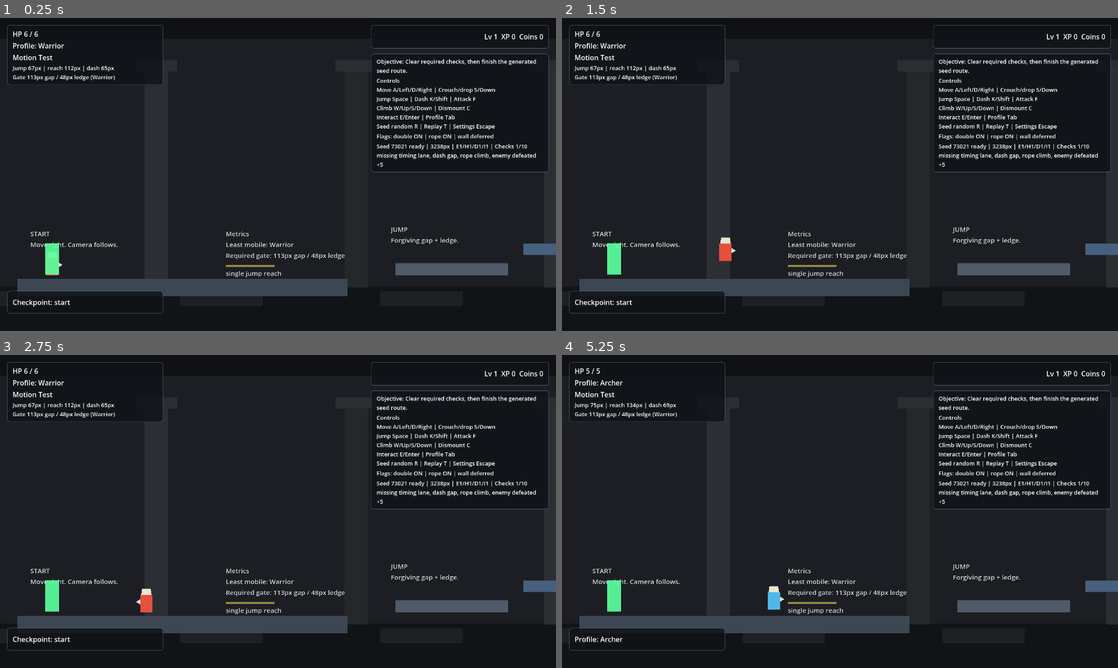
Above: before the commit, frames 1-4 (two rows, left to right).
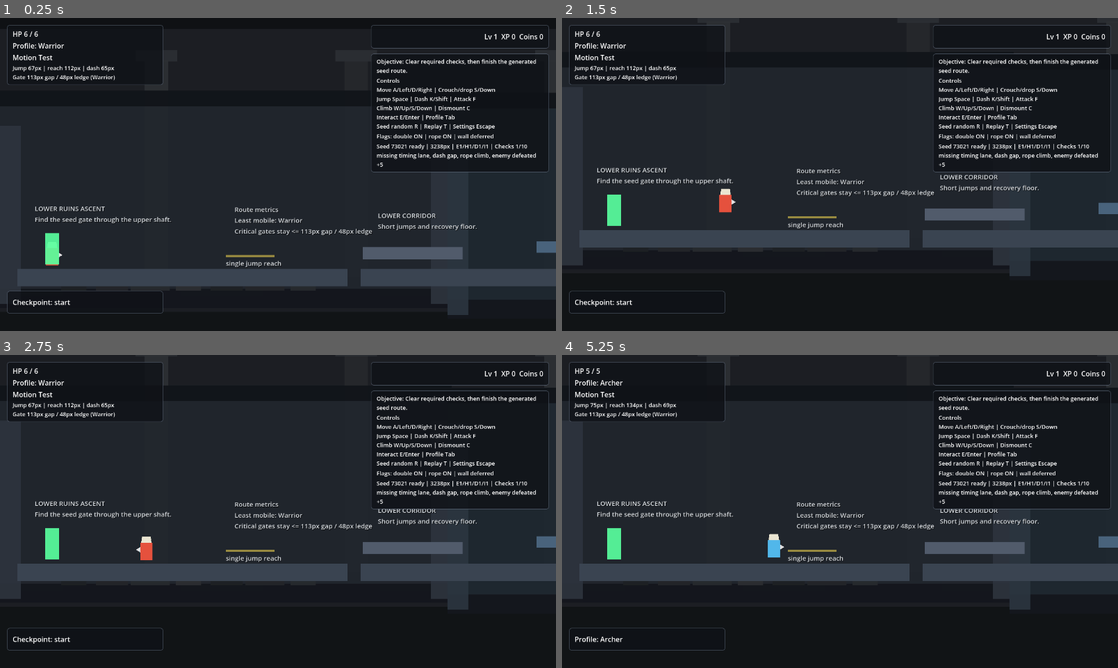
Above: after the commit, the same moments.

Repository: simpleusername96/cardborne-platformer
Game: Godot game, scene res://scenes/main/Main.tscn
The game is run twice, just before and just after one commit, with the same random seed, the same clock (stepped at 60 frames per second) and the same inputs.
Inputs (mouse positions are in pixels of both pictures, inside the frame that each line leads up to):
- Up to frame 1 (0.25 s): no input
- Up to frame 2 (1.5 s): tap Enter at 0.5 s; move the mouse to (962, 158) at 0.52 s; hold E (interact) 0.53-1.28 s; hold D (move_right) from 0.53 s (still down); tap K (dash) at 0.6 s; click (962, 158) at 0.67 s; tap Space (jump) at 0.77, 1.07 s; move the mouse to (728, 190) at 1.27 s; tap E (interact) at 1.35 s
- Up to frame 3 (2.75 s): tap Space (jump) at 1.52, 1.55, 1.82, 2.1 s; move the mouse to (333, 442) at 2.02 s; release D (move_right) at 2.03 s; hold A (move_left) from 2.03 s (still down); tap K (dash) at 2.3 s
- Up to frame 4 (5.25 s): move the mouse to (812, 574) at 2.77 s; release A (move_left) at 2.78 s; hold D (move_right) 2.78-4.28 s; tap F (attack) at 2.85 s; click (812, 574) at 2.92 s; tap Space (jump) at 3.02, 3.32, 3.77, 3.8, 4.07, 4.52, 4.82 s; tap E (interact) at 3.05, 4.35 s; move the mouse to (1006, 558) at 3.52 s; tap K (dash) at 3.6, 4.55 s; move the mouse to (673, 464) at 4.27 s; hold A (move_left) 4.28-5.03 s; move the mouse to (867, 511) at 5.02 s; hold D (move_right) from 5.03 s (still down); hold E (interact) from 5.03 s (still down); tap Tab (open_build_panel) at 5.1 s; click (867, 511) at 5.17 s

The runs differ from the first frame. In frame 1, 13% of the frame differs, in the area x 0-100%, y 23-95%; in frame 2, 16%; in frame 3, 16%; in frame 4, 16%, in the area x 0-100%, y 0-89%.

Commit message:
Add Stage01 real dungeon map pass

Diff:
--- a/scripts/stages/MotionTestStage.gd
+++ b/scripts/stages/MotionTestStage.gd
@@ -37,7 +37,7 @@
 var test_objects: Node2D
 var generated_root: Node2D
 var generated_spawn: Vector2 = Vector2.ZERO
-var route_bounds: Rect2 = Rect2(0.0, 0.0, 7600.0, 780.0)
+var route_bounds: Rect2 = Rect2(0.0, 0.0, 8200.0, 900.0)
 var route_summary: Dictionary = {}
 
 var _rng := RandomNumberGenerator.new()
@@ -139,61 +139,97 @@
 	var required_gap := float(route_limits.get("max_required_gap", 210.0))
 	var required_ledge := float(route_limits.get("max_required_ledge", 120.0))
 
+	_build_lower_ruins_room_shells()
+
 	_add_label(
 		world,
-		"START\nMove right. Camera follows.",
-		Vector2(70.0, 545.0),
-		300.0
+		"LOWER RUINS ASCENT\nFind the seed gate through the upper shaft.",
+		Vector2(80.0, 510.0),
+		460.0
 	)
 	_add_checkpoint(test_objects, "CheckpointStart", Vector2(120.0, GROUND_TOP - PLAYER_FOOT_OFFSET), "start")
 	_add_label(
 		world,
-		"Metrics\nLeast mobile: %s\nRequired gate: %.0fpx gap / %.0fpx ledge" % [least_name, required_gap, required_ledge],
-		Vector2(520.0, 545.0),
-		400.0
-	)
-
-	_add_platform(world, "StartFlat", Vector2(420.0, GROUND_Y), Vector2(760.0, 40.0), Color(0.24, 0.28, 0.33, 1.0))
-	_add_platform(world, "JumpLanding", Vector2(1040.0, 638.0), Vector2(260.0, 28.0), Color(0.31, 0.36, 0.42, 1.0))
-	_add_label(world, "JUMP\nForgiving gap + ledge.", Vector2(900.0, 535.0), 260.0)
-
-	_add_platform(world, "CoyoteLedge", Vector2(1320.0, 592.0), Vector2(230.0, 26.0), Color(0.28, 0.38, 0.50, 1.0))
-	_add_platform(world, "JumpBufferOneWay", Vector2(1600.0, 528.0), Vector2(250.0, 22.0), Color(0.25, 0.48, 0.58, 1.0), true)
-	_add_platform(world, "DropRecovery", Vector2(1720.0, GROUND_Y), Vector2(430.0, 40.0), Color(0.24, 0.28, 0.33, 1.0))
-	_add_checkpoint(test_objects, "CheckpointTiming", Vector2(1750.0, GROUND_TOP - PLAYER_FOOT_OFFSET), "timing")
-	_add_label(world, "TIMING\nCoyote ledge, jump buffer, one-way drop to recovery.", Vector2(1380.0, 465.0), 420.0)
-
-	_add_platform(world, "DashPrep", Vector2(2180.0, 622.0), Vector2(300.0, 28.0), Color(0.31, 0.36, 0.42, 1.0))
-	_add_platform(world, "DashLanding", Vector2(2580.0, 582.0), Vector2(280.0, 28.0), Color(0.36, 0.38, 0.48, 1.0))
+		"Route metrics\nLeast mobile: %s\nCritical gates stay <= %.0fpx gap / %.0fpx ledge" % [least_name, required_gap, required_ledge],
+		Vector2(540.0, 512.0),
+		430.0
+	)
+
+	_add_platform(world, "EntranceFloor", Vector2(420.0, GROUND_Y), Vector2(760.0, 40.0), Color(0.23, 0.27, 0.32, 1.0))
+	_add_platform(world, "LowerCorridorFloor", Vector2(1110.0, GROUND_Y), Vector2(560.0, 40.0), Color(0.23, 0.27, 0.32, 1.0))
+	_add_platform(world, "FirstStep", Vector2(950.0, 624.0), Vector2(230.0, 28.0), Color(0.32, 0.36, 0.42, 1.0))
+	_add_label(world, "LOWER CORRIDOR\nShort jumps and recovery floor.", Vector2(870.0, 526.0), 340.0)
+
+	_add_platform(world, "CoyoteLedge", Vector2(1360.0, 610.0), Vector2(250.0, 26.0), Color(0.29, 0.39, 0.49, 1.0))
+	_add_platform(world, "JumpBufferOneWay", Vector2(1620.0, 548.0), Vector2(280.0, 22.0), Color(0.22, 0.48, 0.56, 1.0), true)
+	_add_platform(world, "TimingRecovery", Vector2(1780.0, GROUND_Y), Vector2(500.0, 40.0), Color(0.23, 0.27, 0.32, 1.0))
+	_add_checkpoint(test_objects, "CheckpointTiming", Vector2(1780.0, GROUND_TOP - PLAYER_FOOT_OFFSET), "timing")
+	_add_label(world, "TIMING CHAMBER\nCoyote ledge, jump buffer, one-way drop.", Vector2(1370.0, 455.0), 440.0)
+
+	_add_platform(world, "DashPrep", Vector2(2180.0, 624.0), Vector2(310.0, 28.0), Color(0.32, 0.36, 0.42, 1.0))
+	_add_platform(world, "DashLanding", Vector2(2580.0, 584.0), Vector2(290.0, 28.0), Color(0.37, 0.38, 0.48, 1.0))
 	_add_checkpoint(test_objects, "CheckpointDashPrep", Vector2(2180.0, 602.0), "dash_prep")
-	_add_checkpoint(test_objects, "CheckpointDashClear", Vector2(2580.0, 558.0), "dash")
-	_add_label(world, "DASH GAP\nUse jump + dash. Sized from shared metrics.", Vector2(2080.0, 505.0), 430.0)
-
-	_add_platform(world, "ClimbLower", Vector2(2920.0, GROUND_Y), Vector2(420.0, 40.0), Color(0.24, 0.28, 0.33, 1.0))
-	_add_climbable(test_objects, "RopeClimb", Vector2(3060.0, 526.0), Vector2(44.0, 270.0))
-	_add_platform(world, "ClimbUpper", Vector2(3240.0, 400.0), Vector2(330.0, 28.0), Color(0.31, 0.36, 0.42, 1.0))
+	_add_checkpoint(test_objects, "CheckpointDashClear", Vector2(2580.0, 560.0), "dash")
+	_add_label(world, "BROKEN BRIDGE\nRequired jump + dash gap, sized from shared metrics.", Vector2(2070.0, 505.0), 460.0)
+
+	_add_platform(world, "ShaftLower", Vector2(3010.0, GROUND_Y), Vector2(540.0, 40.0), Color(0.23, 0.27, 0.32, 1.0))
+	_add_climbable(test_objects, "RopeClimb", Vector2(3060.0, 510.0), Vector2(44.0, 330.0))
+	_add_platform(world, "ShaftMidOneWay", Vector2(3210.0, 536.0), Vector2(230.0, 22.0), Color(0.23, 0.48, 0.56, 1.0), true)
+	_add_platform(world, "ClimbUpper", Vector2(3240.0, 410.0), Vector2(340.0, 28.0), Color(0.32, 0.36, 0.42, 1.0))
+	_add_platform(world, "UpperGallery", Vector2(3520.0, 410.0), Vector2(560.0, 28.0), Color(0.31, 0.36, 0.42, 1.0))
 	_add_checkpoint(test_objects, "CheckpointClimbPrep", Vector2(2920.0, GROUND_TOP - PLAYER_FOOT_OFFSET), "climb_prep")
-	_add_checkpoint(test_objects, "CheckpointClimbClear", Vector2(3240.0, 376.0), "climb")
-	_add_label(world, "ROPE / LADDER\nW/S or Up/Down to climb. Space dismount.", Vector2(2850.0, 355.0), 420.0)
-
-	_add_platform(world, "DoubleJumpBranch", Vector2(3580.0, 318.0), Vector2(260.0, 26.0), Color(0.42, 0.35, 0.52, 1.0))
-	_add_platform(world, "BranchRecovery", Vector2(3600.0, GROUND_Y), Vector2(600.0, 40.0), Color(0.24, 0.28, 0.33, 1.0))
-	_add_label(world, "DEBUG DOUBLE JUMP\nFlag is ON for optional route calibration.", Vector2(3430.0, 230.0), 360.0)
-	_add_label(world, "WALL TRAVERSAL\nDeferred: wall climb/slide/jump are visible flags, not required lanes.", Vector2(3800.0, 500.0), 420.0)
-
-	_add_platform(world, "CombatGround", Vector2(4170.0, GROUND_Y), Vector2(940.0, 40.0), Color(0.24, 0.28, 0.33, 1.0))
-	_add_label(world, "COMBAT CONTRACTS\nWalker, Charger, Shooter, hazard, destructible, NPC.", Vector2(3820.0, 545.0), 520.0)
+	_add_checkpoint(test_objects, "CheckpointClimbClear", Vector2(3240.0, 386.0), "climb")
+	_add_label(world, "CENTRAL SHAFT\nRope climb opens the upper route.", Vector2(2870.0, 315.0), 420.0)
+
+	_add_platform(world, "HighCacheBranch", Vector2(3650.0, 304.0), Vector2(260.0, 26.0), Color(0.43, 0.35, 0.52, 1.0))
+	_add_platform(world, "BranchRecovery", Vector2(3650.0, GROUND_Y), Vector2(620.0, 40.0), Color(0.23, 0.27, 0.32, 1.0))
+	_add_label(world, "OPTIONAL HIGH CACHE\nDebug double jump route. Not required for clear.", Vector2(3485.0, 215.0), 400.0)
+	_add_label(world, "WALL TRAVERSAL\nDeferred flag only: wall climb/slide/jump are not required yet.", Vector2(3820.0, 488.0), 430.0)
+
+	_add_platform(world, "CombatHallFloor", Vector2(4180.0, GROUND_Y), Vector2(1050.0, 40.0), Color(0.23, 0.27, 0.32, 1.0))
+	_add_platform(world, "ShooterLedge", Vector2(4170.0, 522.0), Vector2(250.0, 28.0), Color(0.34, 0.36, 0.43, 1.0))
+	_add_label(world, "COMBAT HALL\nWalker, Charger, Shooter, breakable gate, hazard, NPC.", Vector2(3820.0, 555.0), 520.0)
 	_add_checkpoint(test_objects, "CheckpointCombatPrep", Vector2(3740.0, GROUND_TOP - PLAYER_FOOT_OFFSET), "combat_prep")
-	_add_walker(test_objects, "AuthoredWalker", Vector2(3840.0, GROUND_TOP), 115.0)
-	_add_charger(test_objects, "AuthoredCharger", Vector2(3990.0, GROUND_TOP), 120.0)
-	_add_shooter(test_objects, "AuthoredShooter", Vector2(4135.0, GROUND_TOP))
-	_add_destructible(test_objects, "BreakableGate", Vector2(4230.0, GROUND_TOP), 3)
-	_add_hazard(test_objects, "SpikeStrip", Vector2(4445.0, GROUND_TOP - 8.0), Vector2(160.0, 22.0), Vector2(-240.0, -220.0))
-	_add_npc(test_objects, "TestNPC", Vector2(4650.0, GROUND_TOP), "NPC: interaction contract checked")
-	_add_platform(world, "GeneratedBridge", Vector2(4810.0, GROUND_Y), Vector2(310.0, 40.0), Color(0.24, 0.28, 0.33, 1.0))
+	_add_walker(test_objects, "AuthoredWalker", Vector2(3860.0, GROUND_TOP), 115.0)
+	_add_charger(test_objects, "AuthoredCharger", Vector2(4020.0, GROUND_TOP), 125.0)
+	_add_shooter(test_objects, "AuthoredShooter", Vector2(4170.0, 508.0))
+	_add_destructible(test_objects, "BreakableGate", Vector2(4360.0, GROUND_TOP), 3)
+	_add_hazard(test_objects, "SpikeTrench", Vector2(4555.0, GROUND_TOP - 8.0), Vector2(170.0, 22.0), Vector2(-240.0, -220.0))
+	_add_npc(test_objects, "TestNPC", Vector2(4745.0, GROUND_TOP), "Lower ruins scout: interaction contract checked")
+	_add_platform(world, "GeneratedBridge", Vector2(4930.0, GROUND_Y), Vector2(360.0, 40.0), Color(0.23, 0.27, 0.32, 1.0))
+	_add_label(world, "SEED GATE\nGenerated miniature route starts next.", Vector2(4760.0, 552.0), 360.0)
 
 	var reach := float(active_metrics.get("single_jump_reach", 0.0))
 	_add_metric_marker(world, Vector2(520.0, 628.0), minf(reach, 340.0), "single jump reach")
+
+
+func _build_lower_ruins_room_shells() -> void:
+	_add_dungeon_room_frame(world, "EntranceRoom", Vector2(520.0, 500.0), Vector2(1040.0, 500.0), Color(0.13, 0.15, 0.18, 0.92))
+	_add_dungeon_room_frame(world, "TimingRoom", Vector2(1550.0, 515.0), Vector2(1040.0, 520.0), Color(0.12, 0.16, 0.19, 0.92))
+	_add_dungeon_room_frame(world, "BridgeRoom", Vector2(2380.0, 505.0), Vector2(820.0, 520.0), Color(0.14, 0.14, 0.18, 0.92))
+	_add_dungeon_room_frame(world, "ShaftRoom", Vector2(3240.0, 495.0), Vector2(900.0, 610.0), Color(0.12, 0.15, 0.18, 0.92))
+	_add_dungeon_room_frame(world, "CombatRoom", Vector2(4300.0, 500.0), Vector2(1230.0, 520.0), Color(0.15, 0.13, 0.16, 0.92))
+	_add_masonry_cluster(world, "EntranceRubble", 170.0, 710.0, 7)
+	_add_masonry_cluster(world, "ShaftRubble", 2860.0, 710.0, 6)
+	_add_masonry_cluster(world, "CombatRubble", 3860.0, 710.0, 9)
+
+
+func _add_dungeon_room_frame(parent: Node, room_name: String, center: Vector2, size: Vector2, color: Color) -> void:
+	var accent := Color(color.r + 0.05, color.g + 0.05, color.b + 0.06, color.a)
+	_add_backdrop_rect(parent, room_name + "Rear", center, size, color)
+	_add_backdrop_rect(parent, room_name + "CeilingLip", center + Vector2(0.0, -size.y * 0.5 + 18.0), Vector2(size.x, 36.0), Color(0.07, 0.08, 0.10, 0.96))
+	_add_backdrop_rect(parent, room_name + "LowerMass", center + Vector2(0.0, size.y * 0.5 - 22.0), Vector2(size.x, 44.0), Color(0.08, 0.09, 0.11, 0.96))
+	_add_backdrop_rect(parent, room_name + "LeftPier", center + Vector2(-size.x * 0.5 + 24.0, 36.0), Vector2(48.0, size.y - 90.0), accent)
+	_add_backdrop_rect(parent, room_name + "RightPier", center + Vector2(size.x * 0.5 - 24.0, 36.0), Vector2(48.0, size.y - 90.0), accent)
+
+
+func _add_masonry_cluster(parent: Node, prefix: String, start_x: float, y: float, count: int) -> void:
+	for index in range(count):
+		var block_width := 58.0 + float(index % 3) * 16.0
+		var block_height := 20.0 + float(index % 2) * 12.0
+		var x := start_x + float(index) * 88.0
+		var tone := 0.12 + float(index % 4) * 0.018
+		_add_backdrop_rect(parent, "%sBlock%d" % [prefix, index], Vector2(x, y - block_height * 0.5), Vector2(block_width, block_height), Color(tone, tone + 0.01, tone + 0.025, 0.92))
 
 
 func _build_generated_route(seed: int, move_player_to_generated_start: bool) -> void:
@@ -264,7 +300,7 @@
 		"destructible_count": destructible_count,
 		"failure_reason": "" if valid else "route fits inside one viewport",
 	}
-	route_bounds = Rect2(0.0, 0.0, maxf(x + 700.0, 7200.0), 780.0)
+	route_bounds = Rect2(0.0, 0.0, maxf(x + 700.0, 7200.0), 900.0)
 	_rebuild_dungeon_framing()
 	_rebuild_fall_reset_zone()
 	_configure_spawned_player()
@@ -325,11 +361,12 @@
 	var width := route_bounds.size.x + 900.0
 	var left := route_bounds.position.x - 360.0
 	var right := left + width
-	_add_backdrop_rect(backdrop, "RearWall", Vector2(left + width * 0.5, 390.0), Vector2(width, 760.0), Color(0.11, 0.12, 0.14, 1.0))
+	var bottom := route_bounds.position.y + route_bounds.size.y
+	_add_backdrop_rect(backdrop, "RearWall", Vector2(left + width * 0.5, bottom * 0.5), Vector2(width, bottom + 120.0), Color(0.11, 0.12, 0.14, 1.0))
 	_add_backdrop_rect(backdrop, "CeilingMass", Vector2(left + width * 0.5, 54.0), Vector2(width, 108.0), Color(0.06, 0.07, 0.08, 1.0))
-	_add_backdrop_rect(backdrop, "LowerMasonry", Vector2(left + width * 0.5, 748.0), Vector2(width, 140.0), Color(0.07, 0.08, 0.09, 1.0))
-	_add_backdrop_rect(backdrop, "LeftBoundaryWall", Vector2(left + 38.0, 390.0), Vector2(76.0, 780.0), Color(0.07, 0.08, 0.09, 1.0))
-	_add_backdrop_rect(backdrop, "RightBoundaryWall", Vector2(right - 38.0, 390.0), Vector2(76.0, 780.0), Color(0.07, 0.08, 0.09, 1.0))
+	_add_backdrop_rect(backdrop, "LowerMasonry", Vector2(left + width * 0.5, bottom - 46.0), Vector2(width, 190.0), Color(0.07, 0.08, 0.09, 1.0))
+	_add_backdrop_rect(backdrop, "LeftBoundaryWall", Vector2(left + 38.0, bottom * 0.5), Vector2(76.0, bottom + 120.0), Color(0.07, 0.08, 0.09, 1.0))
+	_add_backdrop_rect(backdrop, "RightBoundaryWall", Vector2(right - 38.0, bottom * 0.5), Vector2(76.0, bottom + 120.0), Color(0.07, 0.08, 0.09, 1.0))
 
 	var column_x := left + 260.0
 	var column_index := 0
Not shown, added: .agent/execplans/stage01_real_dungeon_map_pass.md
